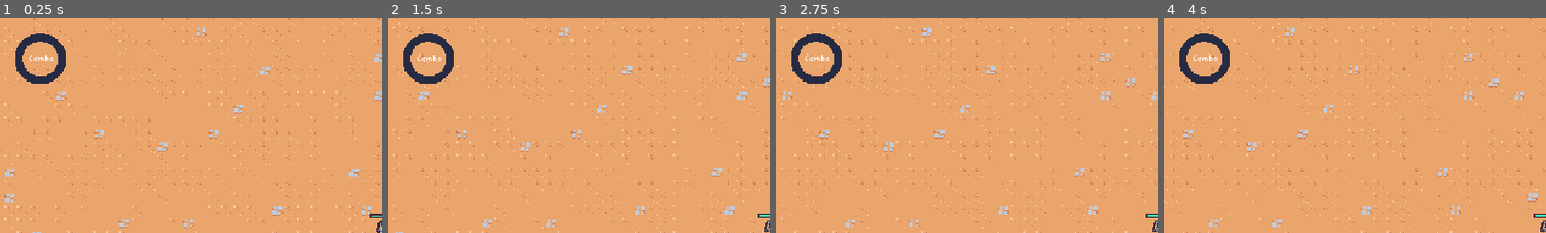
Above: before the commit, frames 1-4 (left to right).
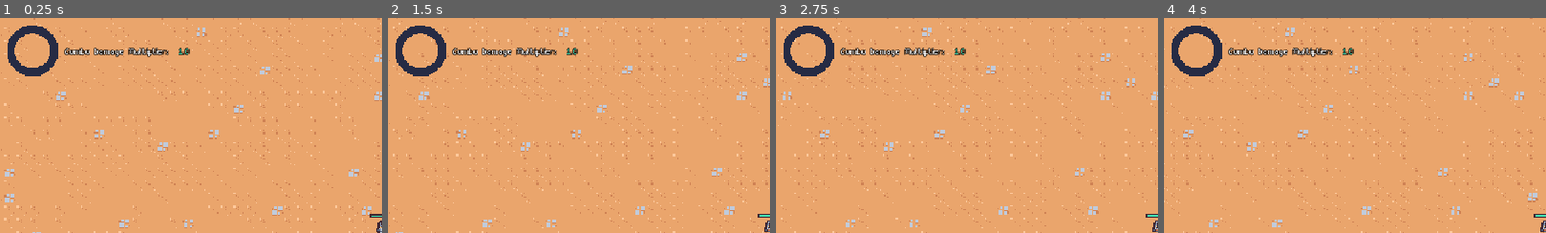
Above: after the commit, the same moments.

Repository: DaZang/godot-wild-jam-82-unseen
Game: Godot game, scene res://main.tscn
Two runs of this game, one before a commit and one after it. Both use one fixed random seed, a clock stepped at 60 frames per second and the inputs below.
Inputs (mouse positions are % of the whole screen's width and height, from its top left):
- Up to frame 1 (0.25 s): no input
- Up to frame 2 (1.5 s): move the mouse to (72, 45) at 0.52 s; press the mouse at (72, 45) at 0.53 s; move the mouse to (30, 55) at 1.27 s; release the mouse at (30, 55) at 1.28 s; click (30, 55) at 1.35 s
- Up to frame 3 (2.75 s): move the mouse to (60, 28) at 2.02 s; press the mouse at (60, 28) at 2.03 s
- Up to frame 4 (4 s): move the mouse to (45, 70) at 2.77 s; release the mouse at (45, 70) at 2.78 s; click (45, 70) at 2.85 s; move the mouse to (80, 65) at 3.52 s; press the mouse at (80, 65) at 3.53 s
The pictures show only the part of the screen within x 0-50%, y 0-50%; the shares and areas given below are measured in that part.

The runs differ from the first frame. In frame 1, 2.9% of the frame differs, in the area x 2-50%, y 3-31%; in frame 2, 2.9%; in frame 3, 2.9%; in frame 4, 2.9%.

Commit message:
✨ finish first working version of combo and add combo damage multiplier

Diff:
--- a/autoload/game_events.gd
+++ b/autoload/game_events.gd
@@ -5,6 +5,7 @@
 signal level_loaded(level_number: int)
 signal enemy_died()
 signal combo_break_timer_changed(time_left: float, wait_time: float)
+signal combo_damage_multiplier_changed(combo_damage_multiplier: float)
 
 
 func emit_level_failed():
@@ -25,3 +26,7 @@
 
 func emit_combo_break_timer_changed(time_left: float, wait_time: float):
 	combo_break_timer_changed.emit(time_left, wait_time)
+
+
+func emit_combo_damage_multiplier_changed(combo_damage_multiplier: float):
+	combo_damage_multiplier_changed.emit(combo_damage_multiplier)
--- a/autoload/game_state.gd
+++ b/autoload/game_state.gd
@@ -4,6 +4,10 @@
 var hero_health_percentage := 0.0
 var combo_score_percentage := 0.0
 var number_of_fire_balls := 5
+var combo_damage_multiplier := 1.0 :
+	set(value):
+		combo_damage_multiplier = value
+		GameEvents.emit_combo_damage_multiplier_changed(value)
 
 
 func _ready() -> void:
--- a/combo_manager.gd
+++ b/combo_manager.gd
@@ -9,6 +9,7 @@
 
 @onready var combo_break_timer: Timer = %ComboBreakTimer
 
+
 func _ready() -> void:
 	current_combo_break_timer_wait_time = DEFAULT_COMBO_DURATION
 	combo_break_timer.wait_time = current_combo_break_timer_wait_time
@@ -16,18 +17,19 @@
 	combo_break_timer.timeout.connect(_on_combo_break_timer_timeout)
 
 
-func _physics_process(delta: float) -> void:
+func _physics_process(_delta: float) -> void:
 	if not combo_break_timer.is_stopped():
 		GameEvents.emit_combo_break_timer_changed(combo_break_timer.time_left, combo_break_timer.wait_time)
 
 
 func _on_enemy_died() -> void:
 	if not combo_break_timer.is_stopped():
-		#combo_break_timer.wait_time += 1
-		pass
+		combo_break_timer.wait_time += 0.1
+		GameState.combo_damage_multiplier += 0.1
 	combo_break_timer.start()
 
 
 func _on_combo_break_timer_timeout() -> void:
 	current_combo_break_timer_wait_time = DEFAULT_COMBO_DURATION
 	combo_break_timer.wait_time = current_combo_break_timer_wait_time
+	GameState.combo_damage_multiplier = 1.0
--- a/entities/health_component.gd
+++ b/entities/health_component.gd
@@ -6,6 +6,7 @@
 
 @export var max_health: float = 10
 var current_health
+var dead = false
 
 
 func _ready():
@@ -15,7 +16,7 @@
 func damage(damage_amount: float):
 	current_health = max(current_health - damage_amount, 0)
 	health_changed.emit()
-	Callable(check_death).call_deferred() # TODO: shouldn't it work without Callable() as well?
+	check_death() # TODO: shouldn't it work without Callable() as well?
 
 
 func get_health_percent():
@@ -25,6 +26,7 @@
 
 
 func check_death():
-	if current_health == 0:
+	if current_health == 0 and not dead:
+		dead = true
 		died.emit()
 		owner.queue_free()
--- a/entities/hitbox_component.gd
+++ b/entities/hitbox_component.gd
@@ -4,3 +4,6 @@
 @export var damage = 0
 
 @onready var collision_shape_2d: CollisionShape2D = %CollisionShape2D
+
+func _ready() -> void:
+	damage *= GameState.combo_damage_multiplier
--- a/entities/hitbox_component.tscn
+++ b/entities/hitbox_component.tscn
@@ -3,7 +3,7 @@
 [ext_resource type="Script" uid="uid://cffo13evp2gum" path="res://entities/hitbox_component.gd" id="1_wf2kf"]
 
 [sub_resource type="CircleShape2D" id="CircleShape2D_33bqi"]
-radius = 17.0
+radius = 12.0
 
 [node name="HitboxComponent" type="Area2D"]
 collision_layer = 4
--- a/entities/spells/fire_ball.tscn
+++ b/entities/spells/fire_ball.tscn
@@ -7,7 +7,7 @@
 
 [node name="HitboxComponent" parent="." instance=ExtResource("1_c6uut")]
 unique_name_in_owner = true
-damage = 10
+damage = 5
 
 [node name="FireShaderColorRect" type="ColorRect" parent="."]
 unique_name_in_owner = true
@@ -23,3 +23,5 @@
 offset_bottom = 8.0
 grow_horizontal = 2
 grow_vertical = 2
+
+[editable path="HitboxComponent"]
--- a/ui/combo_hud_ui.gd
+++ b/ui/combo_hud_ui.gd
@@ -2,11 +2,17 @@
 extends Control
 
 @onready var texture_progress_bar: TextureProgressBar = %TextureProgressBar
+@onready var combo_damage_multiplier_value_label: Label = %ComboDamageMultiplierValueLabel
 
 
 func _ready() -> void:
 	GameEvents.combo_break_timer_changed.connect(_on_combo_break_timer_changed)
+	GameEvents.combo_damage_multiplier_changed.connect(_on_combo_damage_multiplier_changed)
 
 
 func _on_combo_break_timer_changed(time_left: float, wait_time: float) -> void:
 	texture_progress_bar.value = time_left / wait_time * 100.0
+
+
+func _on_combo_damage_multiplier_changed(combo_damage_multiplier: float) -> void:
+	combo_damage_multiplier_value_label.text = str(combo_damage_multiplier)
--- a/ui/combo_hud_ui.tscn
+++ b/ui/combo_hud_ui.tscn
@@ -13,21 +13,32 @@
 theme = ExtResource("1_b4ro7")
 script = ExtResource("1_wvjlm")
 
-[node name="TextureProgressBar" type="TextureProgressBar" parent="."]
+[node name="MarginContainer" type="MarginContainer" parent="."]
+layout_mode = 0
+offset_right = 40.0
+offset_bottom = 40.0
+theme_override_constants/margin_left = 10
+theme_override_constants/margin_top = 10
+theme_override_constants/margin_right = 10
+theme_override_constants/margin_bottom = 10
+
+[node name="HBoxContainer" type="HBoxContainer" parent="MarginContainer"]
+layout_mode = 2
+theme_override_constants/separation = 8
+
+[node name="TextureProgressBar" type="TextureProgressBar" parent="MarginContainer/HBoxContainer"]
 unique_name_in_owner = true
-layout_mode = 0
-offset_left = 20.0
-offset_top = 20.0
-offset_right = 84.0
-offset_bottom = 84.0
+layout_mode = 2
 fill_mode = 4
 texture_under = ExtResource("2_nx1er")
 texture_progress = ExtResource("3_b4ro7")
 
-[node name="Label" type="Label" parent="."]
-layout_mode = 0
-offset_left = 37.0
-offset_top = 44.0
-offset_right = 77.0
-offset_bottom = 67.0
-text = "Combo"
+[node name="ComboDamageMultiplierLabel" type="Label" parent="MarginContainer/HBoxContainer"]
+layout_mode = 2
+text = "Combo Damage Multiplier: "
+
+[node name="ComboDamageMultiplierValueLabel" type="Label" parent="MarginContainer/HBoxContainer"]
+unique_name_in_owner = true
+layout_mode = 2
+theme_override_colors/font_color = Color(0.262745, 0.882353, 0.701961, 1)
+text = "1.0"
--- a/ui/pixel_ui_theme.tres
+++ b/ui/pixel_ui_theme.tres
@@ -53,6 +53,7 @@
 DragButton/styles/hover = SubResource("StyleBoxEmpty_k3upm")
 DragButton/styles/normal = SubResource("StyleBoxEmpty_bd1ec")
 DragButton/styles/pressed = SubResource("StyleBoxEmpty_bkxsc")
+Label/constants/outline_size = 3
 Panel/styles/panel = SubResource("StyleBoxFlat_kf50m")
 ProgressBar/styles/background = SubResource("StyleBoxFlat_bd1ec")
 ProgressBar/styles/fill = SubResource("StyleBoxFlat_bkxsc")
Binary file changed: tilemap_packed.png
Binary file changed: ui/circle_progress_bar.aseprite
